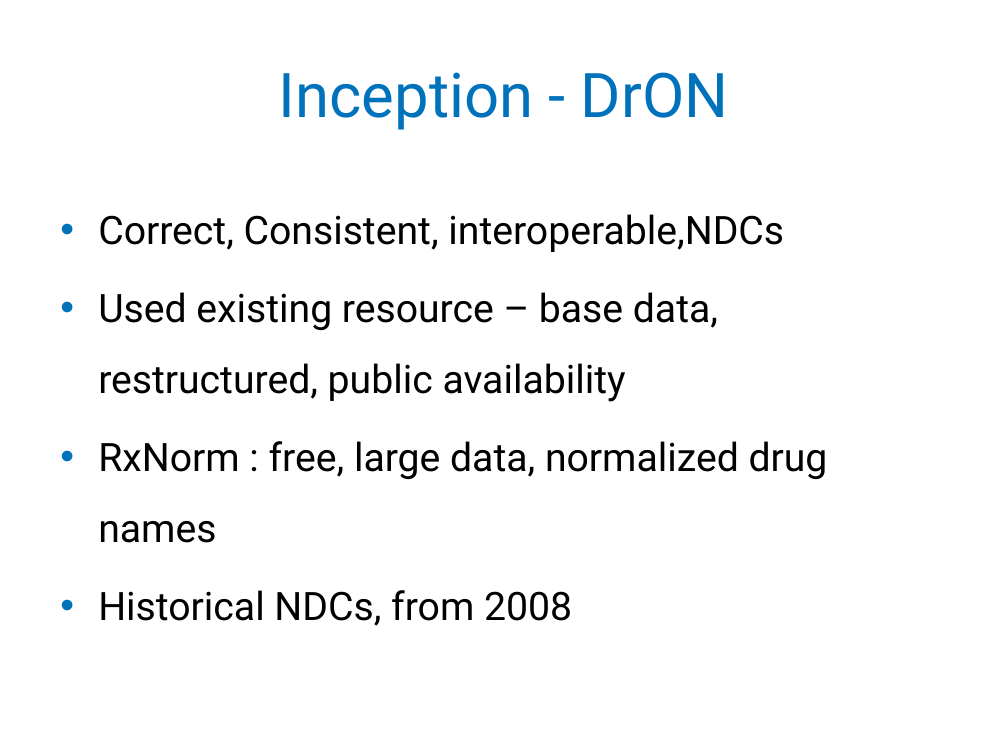
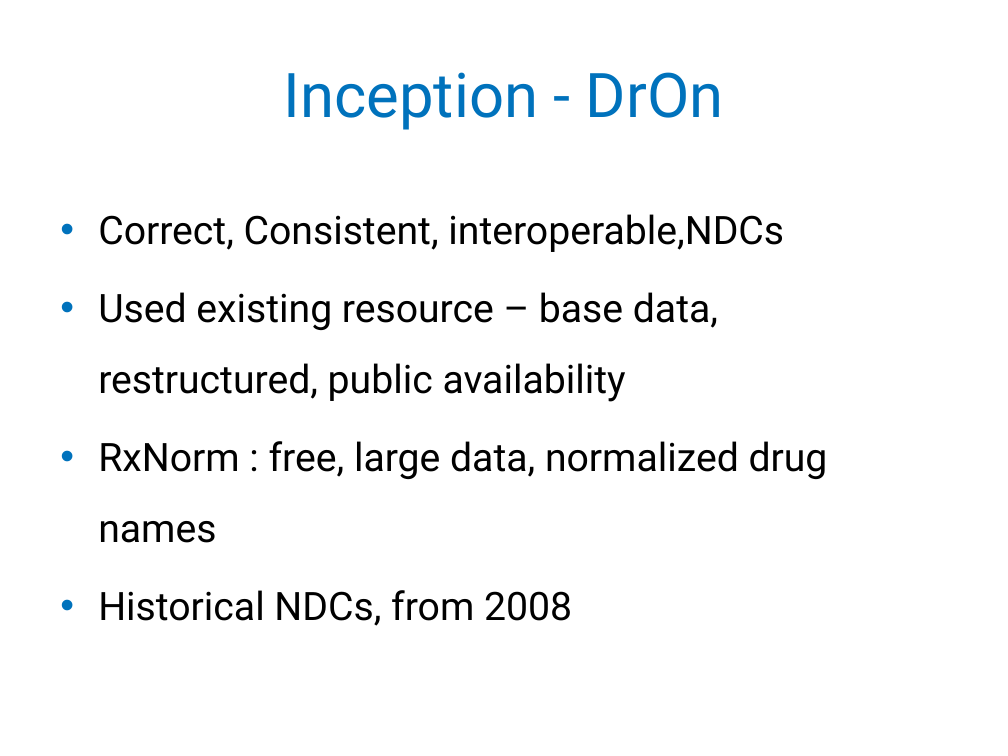
Before and after one commit to Ruthvicp/CS5560_KDM_ICP, a slide deck: slide 4 of JournalClub/KDM_JC.pptx. Drawn at 1008x756 pixels with LibreOffice and Linux fonts; fonts in the diff are those of the drawing; background and template pictures are left out. Boxes give left, top, right and bottom in pixels: in the first picture for what was removed or moved away, otherwise in the second. Text is boxed around its words. In the diff, an @@ line names an element or a change of style, - is before the commit and + after.

Commit message:
JC

```diff
--- a/JournalClub/KDM_JC.pptx
+++ b/JournalClub/KDM_JC.pptx
@@ title at (284, 72, 724, 130): text changed @@
-Inception - DrON
+Inception - DrOn
```
